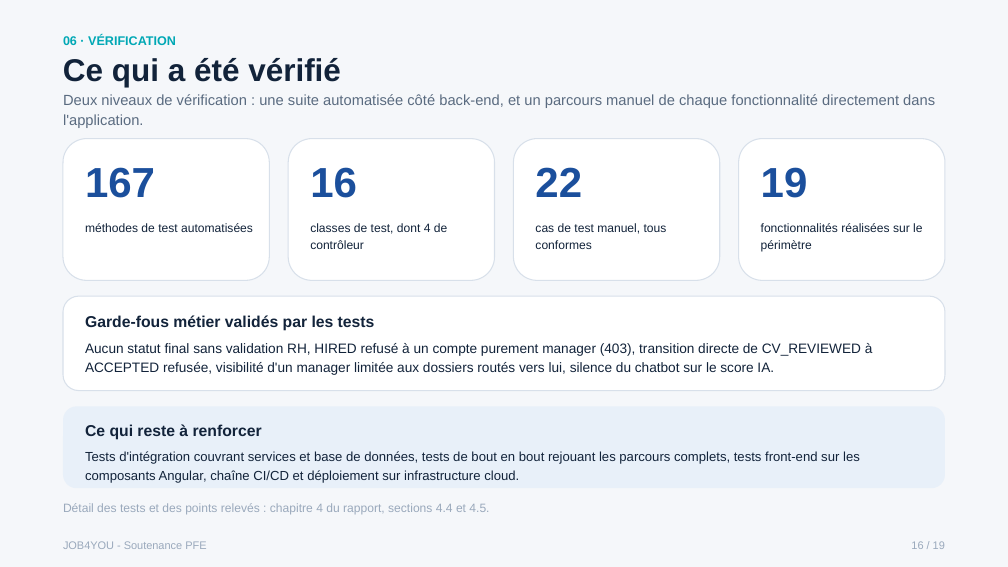
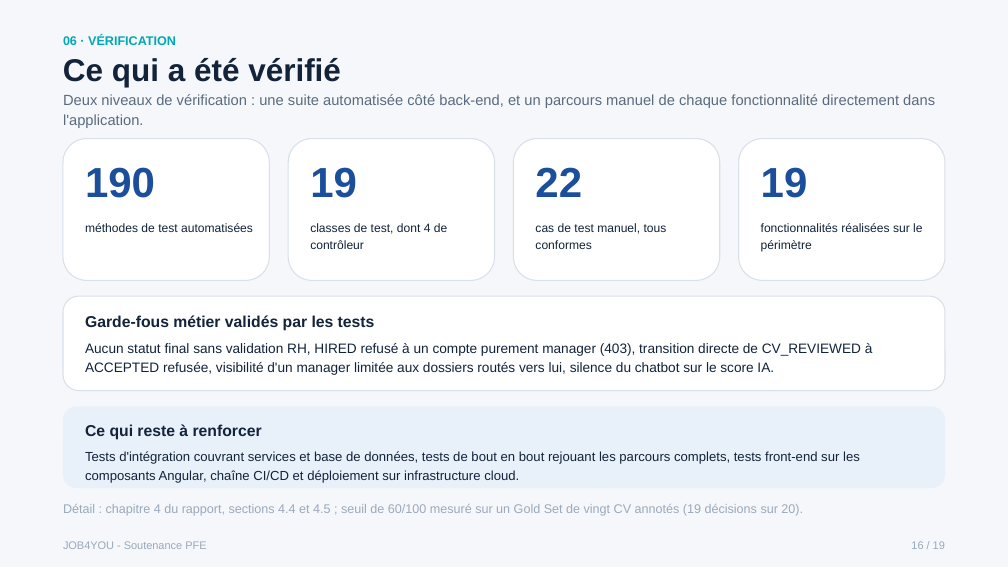
Before and after one commit to bargaouihaythem/FindYourJob, a slide deck: slide 16 of Rapport-PFE/finalreport/Soutenance_JOB4YOU_Haythem_Bargaoui.pptx. Drawn at 1008x567 pixels with LibreOffice and Linux fonts; fonts in the diff are those of the drawing. Boxes give left, top, right and bottom in pixels: in the first picture for what was removed or moved away, otherwise in the second. Text is boxed around its words. In the diff, an @@ line names an element or a change of style, - is before the commit and + after.

Commit message:
fix(scoring): noyau de scoring et de matching fiabilise, rapport et deck alignes sur le Gold Set 20 cas
- SkillNormalizationService: une competence citee sous une negation n'est plus
  comptee comme acquise dans matchedSkills (justification XAI lue par le RH)
- CandidateService: saveAiScore et recomputeAiScore partagent le meme chemin de
  decision (seuil, zone grise,needsHumanReview)
- AiScoringService / CohereClient / MatchingService: parsing de score plus
  strict et bornes explicites
- 3 nouvelles classes de test + tests de non-regression: 190 methodes dans 19
  classes
- gold_set: 4 cas limites (GOLD_17..20) et benchmark re-mesure sur 20 CV
  annotes (19 decisions justes sur 20, faux positif GOLD_18 assume)
- rapport Word/PDF: chapitre 4 re-aligne sur la re-mesure, zone grise jamais
  declenchee sur le Gold Set, compte des tests 190/19 (79 pages, TOC verifie)
- deck de soutenance: meme chiffres, conformite sans loi nationale

```diff
--- a/Rapport-PFE/finalreport/Soutenance_JOB4YOU_Haythem_Bargaoui.pptx
+++ b/Rapport-PFE/finalreport/Soutenance_JOB4YOU_Haythem_Bargaoui.pptx
@@ text at [85, 167, 155, 198]: text changed @@
-167
+190
@@ text at [310, 167, 357, 198]: text changed @@
-16
+19
@@ text at [63, 504, 803, 516]: text changed; size 11.5 to 12 pt @@
-Détail des tests et des points relevés : chapitre 4 du rapport, sections 4.4 et 4.5.
+Détail : chapitre 4 du rapport, sections 4.4 et 4.5 ; seuil de 60/100 mesuré sur un Gold Set de vingt CV annotés (19 décisions sur 20).
```
Also in this commit, not shown: 1 other slide changed, 16 other files.
